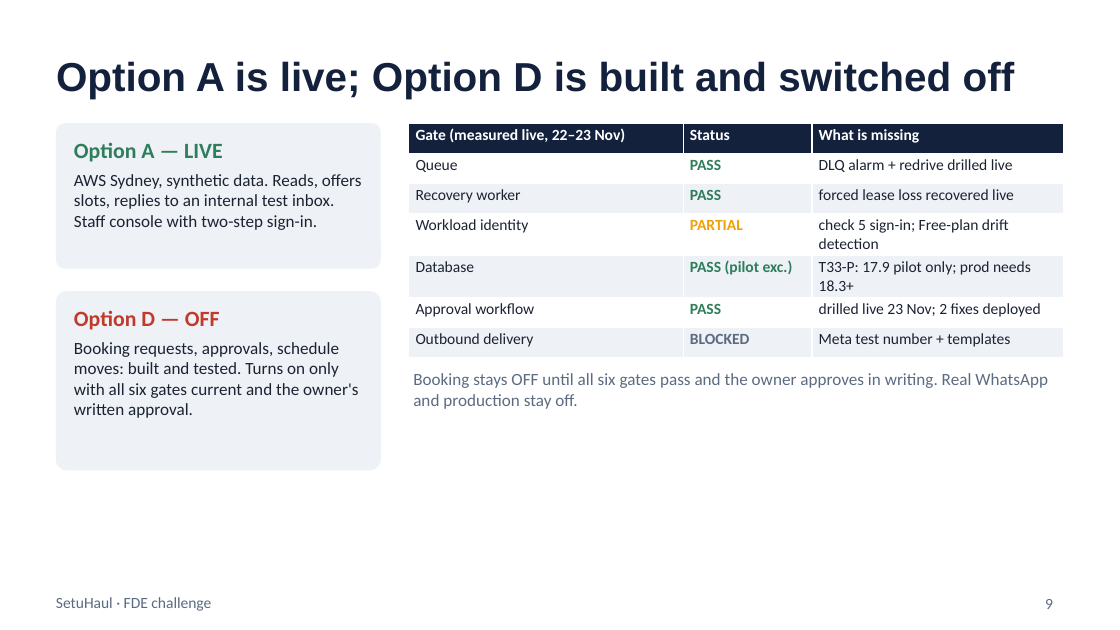
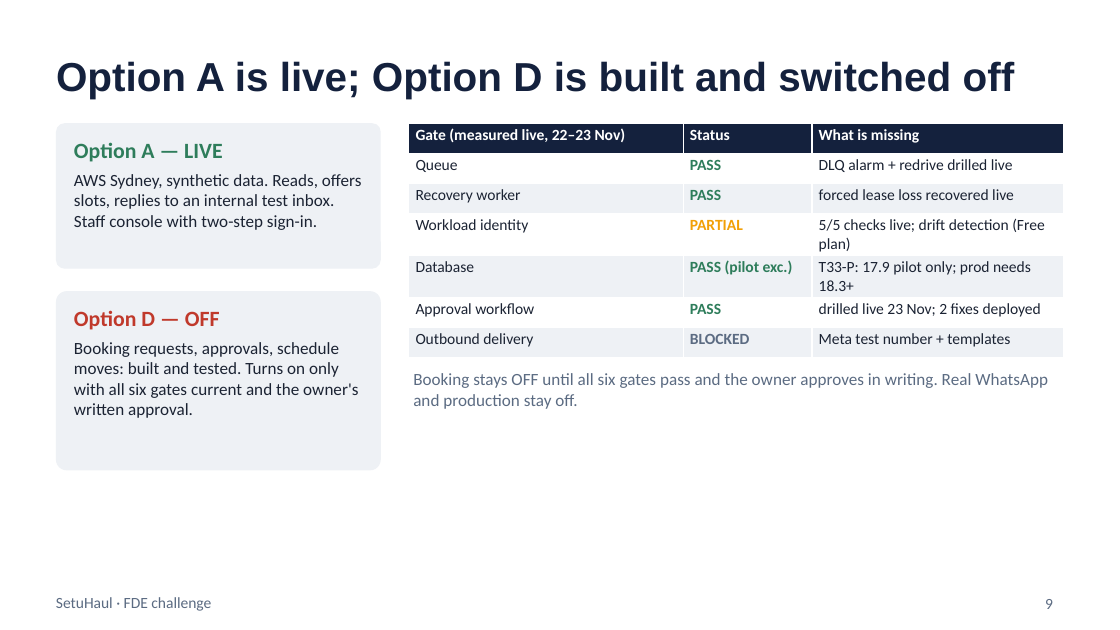
Before and after one commit to amolam/setuhaul-logistics, a slide deck: slide 9 of presentation/SetuHaul_readout.pptx. Drawn at 1120x630 pixels with LibreOffice and Linux fonts; fonts in the diff are those of the drawing. Boxes give left, top, right and bottom in pixels: in the first picture for what was removed or moved away, otherwise in the second. Text is boxed around its words. In the diff, an @@ line names an element or a change of style, - is before the commit and + after.

```diff
--- a/presentation/SetuHaul_readout.pptx
+++ b/presentation/SetuHaul_readout.pptx
@@ table at (409,123,1064,351) @@
-row 4, column 3: check 5 sign-in; Free-plan drift detection
+row 4, column 3: 5/5 checks live; drift detection (Free plan)
```
Also in this commit, not shown: 9 other files.
